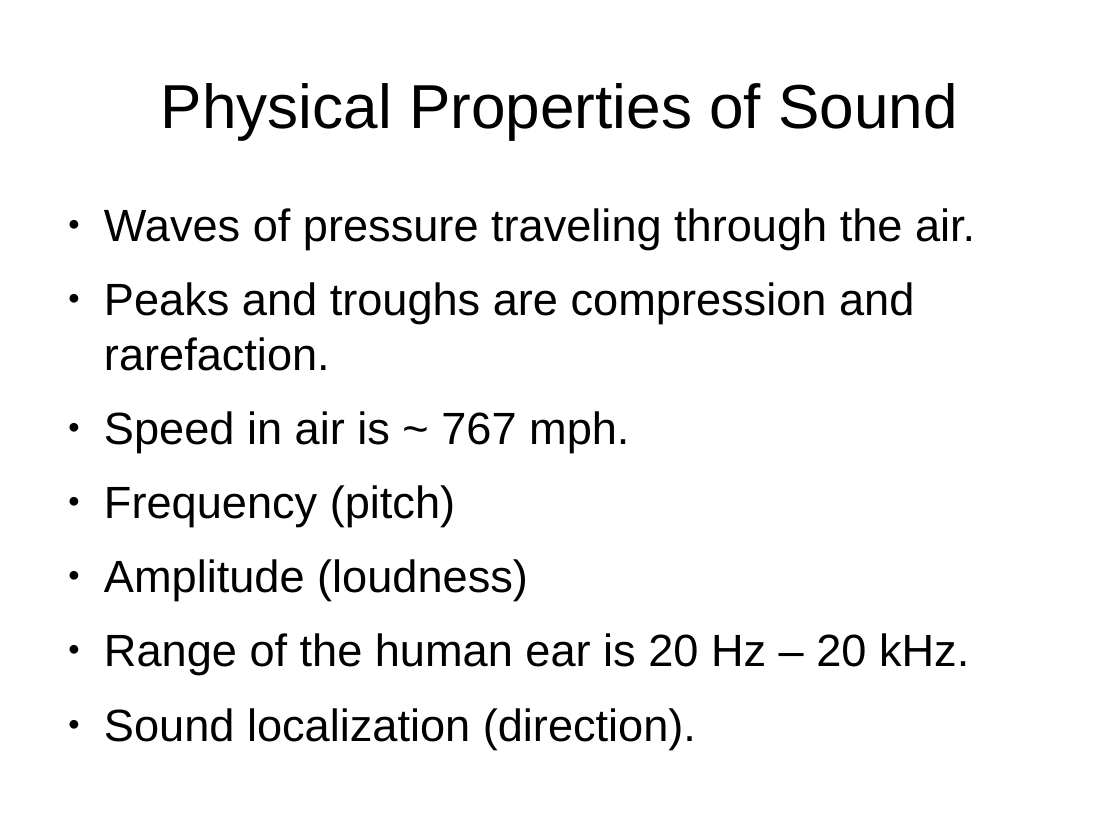
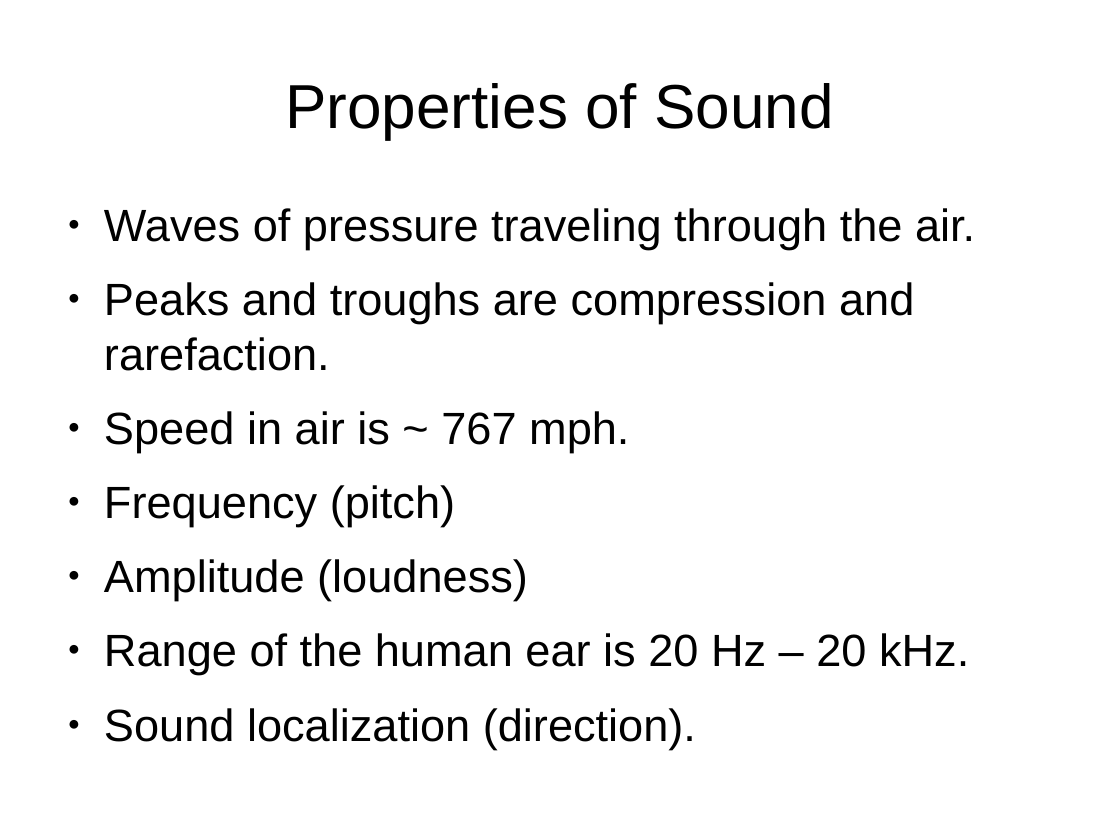
Before and after one commit to briansorahan/txlf-2013-chuck-talk, a slide deck: slide 6 of ChuckTalk.odp. Drawn at 1120x840 pixels with LibreOffice and Linux fonts; fonts in the diff are those of the drawing. Boxes give left, top, right and bottom in pixels: in the first picture for what was removed or moved away, otherwise in the second. Text is boxed around its words. In the diff, an @@ line names an element or a change of style, - is before the commit and + after.

Commit message:
slides

```diff
--- a/ChuckTalk.odp
+++ b/ChuckTalk.odp
@@ title at <box>285,83,833,139</box>: text changed @@
-Physical Properties of Sound
+Properties of Sound
```
Also in this commit, not shown: 1 slide added.
